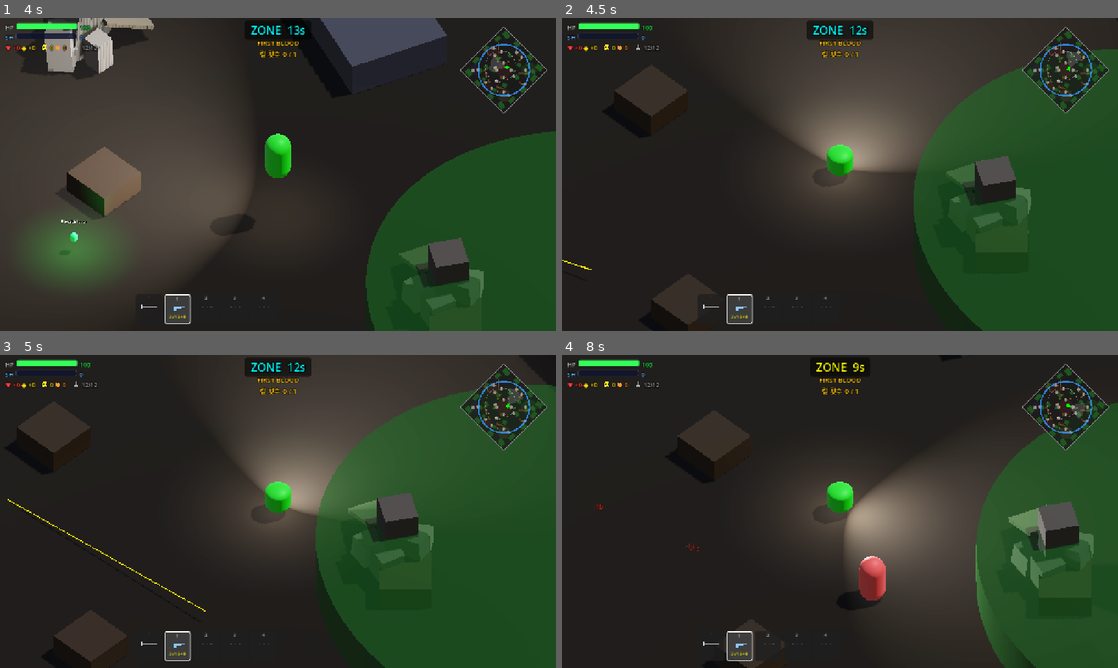
Above: before the commit, frames 1-4 (two rows, left to right).
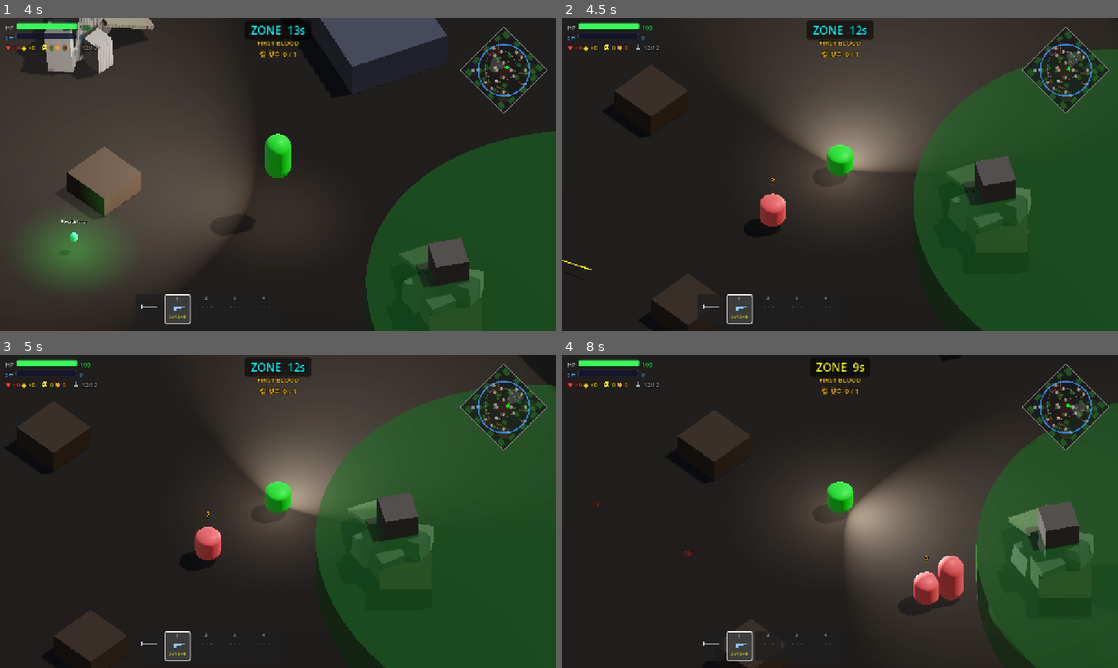
Above: after the commit, the same moments.

Repository: Kyulhee/battle-capsule
Game: Godot game, scene res://src/Main.tscn
The game is run twice, just before and just after one commit, with the same random seed, the same clock (stepped at 60 frames per second) and the same inputs.
Inputs (mouse positions are in pixels of both pictures, inside the frame that each line leads up to):
- Up to frame 1 (4 s): click "START MATCH" at 0.5 s; click "START MATCH" at 1.25 s; click "없이 시작" at 2 s; tap Enter at 2.75 s; move the mouse to (400, 158) at 2.77 s; press the mouse at (400, 158) at 2.78 s; hold D (ui_right) 2.78-3.53 s; tap Space at 3.02, 3.77 s; move the mouse to (166, 190) at 3.52 s; release the mouse at (166, 190) at 3.53 s; hold S (ui_down) from 3.53 s (still down); tap Q (heal) at 3.6 s
- Up to frame 2 (4.5 s): move the mouse to (895, 105) at 4.27 s; release S (ui_down) at 4.28 s; hold D (ui_right) from 4.28 s (still down); tap C at 4.35 s
- Up to frame 3 (5 s): keep holding D (ui_right)
- Up to frame 4 (8 s): move the mouse to (812, 574) at 5.02 s; release D (ui_right) at 5.03 s; hold W (ui_up) 5.03-5.78 s; tap 1 at 5.1 s; click (812, 574) at 5.17 s; tap Space at 5.27, 6.02, 6.77 s; move the mouse to (1006, 558) at 5.77 s; hold A (ui_left) 5.78-7.28 s; tap 2 at 5.85 s; move the mouse to (673, 464) at 6.52 s; tap 3 at 6.6 s; move the mouse to (867, 511) at 7.27 s; hold S (ui_down) from 7.28 s (still down); tap 4 at 7.35 s; click (867, 511) at 7.42 s

Frame 1 is identical in both runs. In frame 2, 0.4% of the frame differs, in the area x 35-41%, y 51-67%; in frame 3, 0.6%; in frame 4, 2.3%, in the area x 5-82%, y 46-100%.

Commit message:
feat: v1.5.1 — 봇 총소리 반응 + 웅크리기 전술
- _check_gunshot_sounds(): reveal_timer > 1.7 감지, Normal 15m / Hard+ 25m
  인식 즉시 +0.5, 사격 방향으로 scan_alert 회전
- is_crouching: RECOVER/DISENGAGE/IDLE 정지 시 자동 웅크리기
  stealth_modifier 0.45 → 플레이어 시야 절반, mesh scale.y 0.62

Co-Authored-By: Claude Sonnet 4.6 <noreply@anthropic.com>

Diff:
--- a/src/entities/bot/Bot.gd
+++ b/src/entities/bot/Bot.gd
@@ -74,6 +74,8 @@
 var _peripheral_scan_timer: float = 0.0
 var _ambient_scan_timer: float = 0.0
 var _head_sweep_angle: float = 0.0  # continuously advances for Hard+ 360° sweep
+var is_crouching: bool = false
+var _mesh_origin_y: float = 0.0
 var _combat_jump_timer: float = 0.0
 var _nav_agent: NavigationAgent3D = null
 
@@ -99,6 +101,8 @@
 	_nav_agent.target_desired_distance = 1.5
 	_nav_agent.avoidance_enabled = false
 	add_child(_nav_agent)
+	if has_node("MeshInstance3D"):
+		_mesh_origin_y = $MeshInstance3D.position.y
 	await get_tree().create_timer(randf_range(0.05, 0.2)).timeout
 	if ray_cast:
 		ray_cast.enabled = true
@@ -133,6 +137,7 @@
 	_update_stuck(delta)
 	_check_footstep_sounds()
 	_check_close_range()
+	_check_gunshot_sounds()
 	_check_ambient_awareness(delta)
 	_update_state_label_visibility()
 
@@ -145,6 +150,15 @@
 		State.DISENGAGE:   handle_disengage_state(delta)
 
 	super._physics_process(delta)
+
+	# Crouch: RECOVER, DISENGAGE, or IDLE while stationary — reduces player visibility
+	is_crouching = current_state in [State.RECOVER, State.DISENGAGE] or \
+		(current_state == State.IDLE and Vector2(velocity.x, velocity.z).length() < 1.0)
+	if is_crouching and reveal_timer <= 0:
+		stealth_modifier = min(stealth_modifier, 0.45)
+	if has_node("MeshInstance3D"):
+		$MeshInstance3D.scale.y = 0.62 if is_crouching else 1.0
+		$MeshInstance3D.position.y = _mesh_origin_y - 0.19 if is_crouching else _mesh_origin_y
 
 func use_heal():
 	if stats.advanced_heals > 0:
@@ -669,6 +683,27 @@
 			var dir_to = (actor.global_position - global_position).normalized()
 			scan_target_rotation = atan2(dir_to.x, dir_to.z) + PI
 			_scan_alert = true
+
+# ─── GUNSHOT SOUND DETECTION ─────────────────────────────────────────────────
+# Actors with reveal_timer > 1.7 fired a shot within the last 0.3s.
+# Nearby bots orient toward the shooter and gain partial perception.
+# Normal: 15m. Hard/Hell: 25m. Does NOT respect Silent Core (gunshots are loud).
+
+func _check_gunshot_sounds():
+	var actors = get_tree().get_nodes_in_group("actors")
+	for actor in actors:
+		if actor == self or not actor is Entity or actor.is_dead: continue
+		if actor.reveal_timer <= 1.7: continue  # didn't just fire
+		if perception_meters.get(actor, 0.0) >= 0.75: continue
+		var dist = global_position.distance_to(actor.global_position)
+		var range_limit = 25.0 if _awareness_level >= 2 else 15.0
+		if dist > range_limit: continue
+		if not perception_meters.has(actor): perception_meters[actor] = 0.0
+		perception_meters[actor] = min(perception_meters[actor] + 0.5, 0.75)
+		last_known_target_pos = actor.global_position
+		var dir_to = (actor.global_position - global_position).normalized()
+		scan_target_rotation = atan2(dir_to.x, dir_to.z) + PI
+		_scan_alert = true
 
 # ─── CLOSE RANGE INSTANT DETECTION ─────────────────────────────────────────
 # Any actor within 2m is immediately fully detected — like bumping into someone.
Not shown, changed: export_presets.cfg
Not shown, changed: CLAUDE.md
Not shown, changed: docs/DEVLOG.md
Not shown, changed: docs/MASTERPLAN.md
